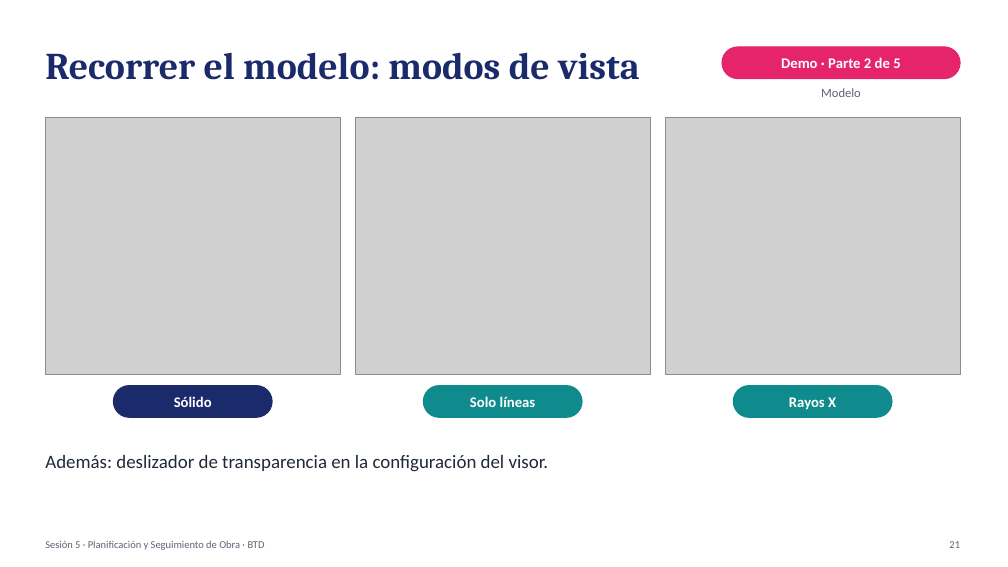
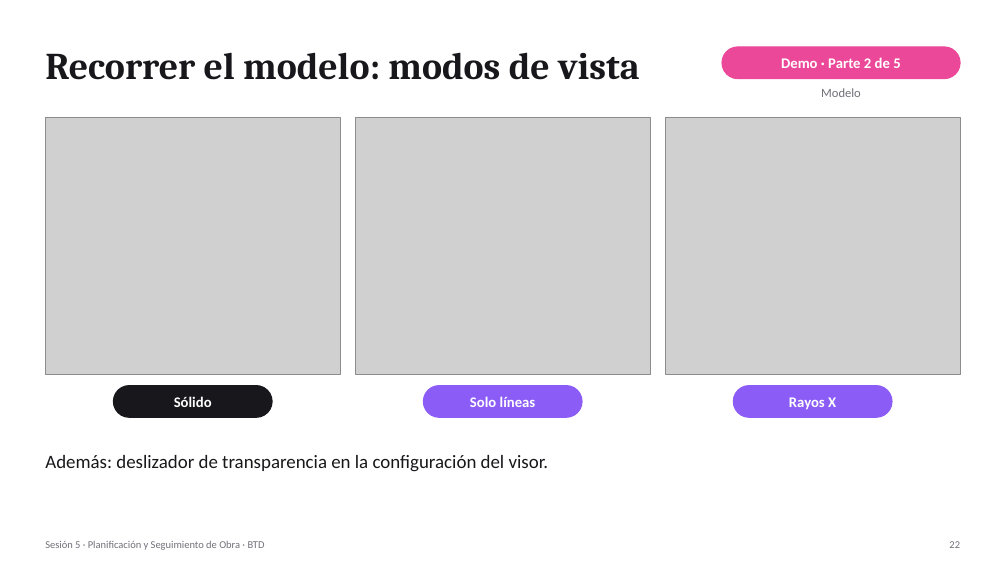
Before and after one commit to gjordanp/opengantt-bim, a slide deck: slide 22 of docs/clase/Sesion5-4D-BIM-Opengantt-v3.pptx (slide 21 before the commit). Drawn at 1008x567 pixels with LibreOffice and Linux fonts; fonts in the diff are those of the drawing; grey boxes stand for pictures. Boxes give left, top, right and bottom in pixels: in the first picture for what was removed or moved away, otherwise in the second. Text is boxed around its words. In the diff, an @@ line names an element or a change of style, - is before the commit and + after.

```diff
--- a/docs/clase/Sesion5-4D-BIM-Opengantt-v3.pptx
+++ b/docs/clase/Sesion5-4D-BIM-Opengantt-v3.pptx
@@ text "Recorrer el modelo: modos de ..." at (x1=45, y1=52, x2=640, y2=80): text colour #1B2A6B to #17171C @@
@@ rounded rectangle at (x1=722, y1=47, x2=960, y2=79): fill #E6246B to #EC4899; outline #E6246B 1 pt to #EC4899 1 pt @@
@@ text "Modelo" at (x1=821, y1=88, x2=861, y2=97): text colour #5B6475 to #71717A @@
@@ rounded rectangle at (x1=113, y1=386, x2=272, y2=417): fill #1B2A6B to #17171C; outline #1B2A6B 1 pt to #17171C 1 pt @@
@@ rounded rectangle at (x1=423, y1=386, x2=582, y2=417): fill #0F8B8D to #8B5CF6; outline #0F8B8D 1 pt to #8B5CF6 1 pt @@
@@ rounded rectangle at (x1=734, y1=386, x2=892, y2=417): fill #0F8B8D to #8B5CF6; outline #0F8B8D 1 pt to #8B5CF6 1 pt @@
@@ text "Además: deslizador de transparencia en ..." at (x1=45, y1=455, x2=549, y2=472): text colour #1F2937 to #18181B @@
@@ text "Sesión 5 · Planificación y ..." at (x1=45, y1=541, x2=265, y2=550): text colour #5B6475 to #71717A @@
@@ text at (x1=949, y1=541, x2=960, y2=548): text changed; text colour #5B6475 to #71717A @@
-21
+22
```
Also in this commit, not shown: 31 other slides changed, 1 other file.
